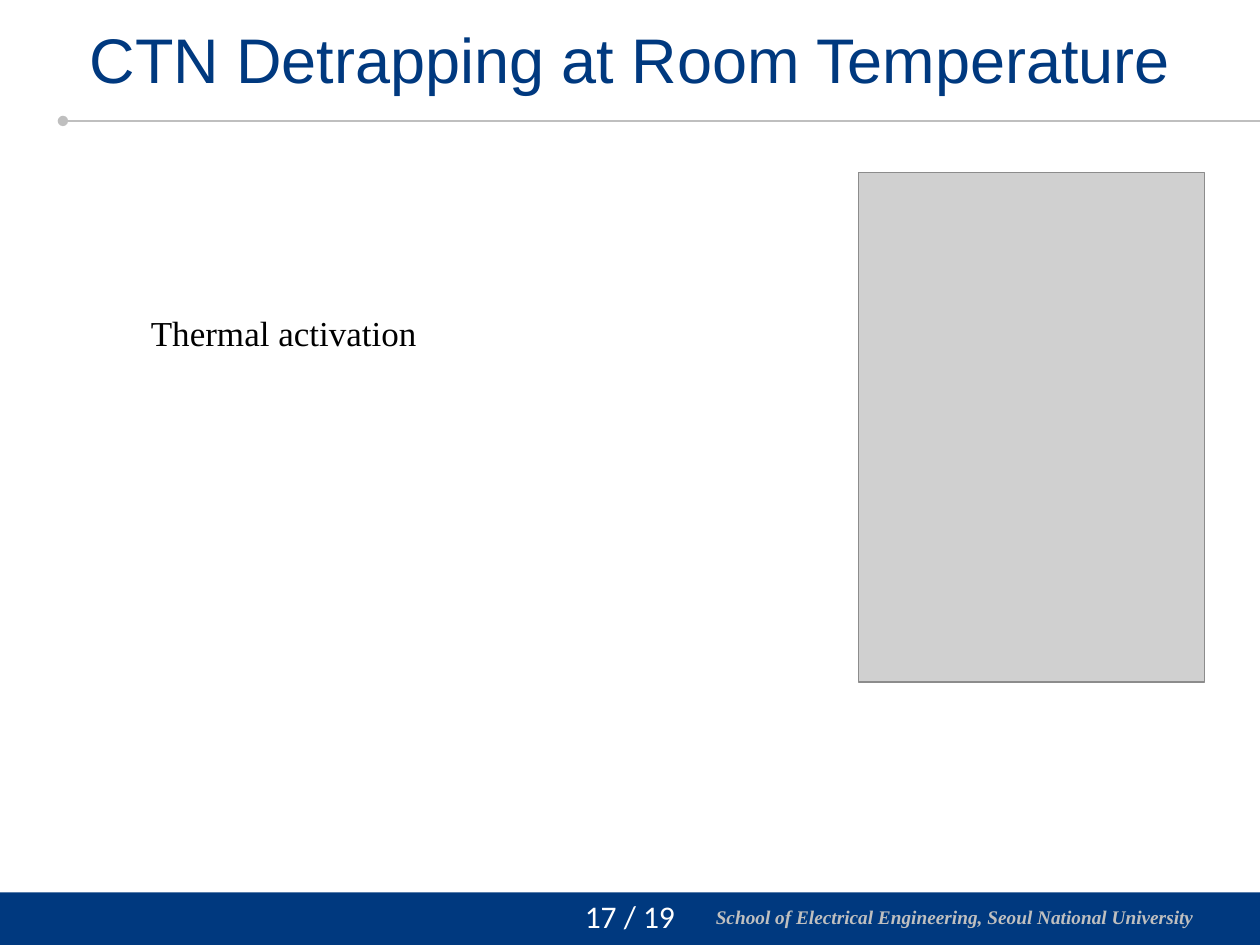
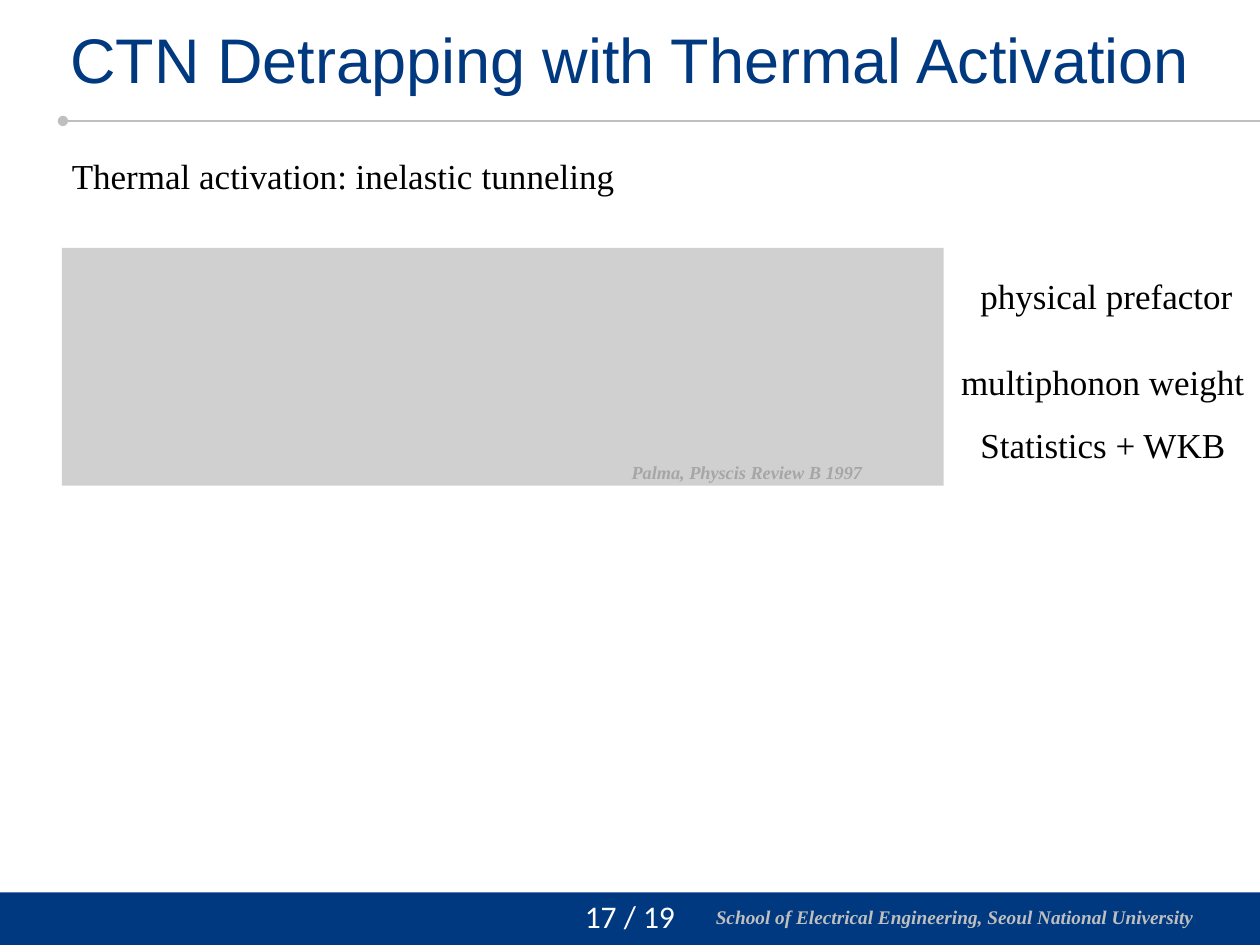
Before and after one commit to vectorcont62-dev/Graduation-SNU-MS, a slide deck: slide 18 of 진명 석사졸업 연구 정리 - 피드백 반영.pptx. Drawn at 1260x945 pixels with LibreOffice and Linux fonts; fonts in the diff are those of the drawing; grey boxes stand for pictures; background and template pictures are left out. Boxes give left, top, right and bottom in pixels: in the first picture for what was removed or moved away, otherwise in the second. Text is boxed around its words. In the diff, an @@ line names an element or a change of style, - is before the commit and + after.

```diff
--- a/진명 석사졸업 연구 정리 - 피드백 반영.pptx
+++ b/진명 석사졸업 연구 정리 - 피드백 반영.pptx
@@ title at (70, 37, 1189, 95): text changed @@
-CTN Detrapping at Room Temperature
+CTN Detrapping with Thermal Activation
@@ text at (72, 164, 614, 196): text changed @@
-Thermal activation
+Thermal activation: inelastic tunneling
@@ picture removed at (858, 173, 1205, 682) @@
@@ picture added at (62, 248, 944, 486) @@
@@ text added at (980, 284, 1232, 316), 20 pt, text #000000 @@
+physical prefactor
@@ text added at (961, 370, 1244, 402), 20 pt, text #000000 @@
+multiphonon weight
@@ text added at (980, 434, 1225, 459), 20 pt, text #000000 @@
+Statistics + WKB
@@ text added at (632, 467, 863, 479), 10.5 pt, text #A6A6A6, bold, italic @@
+Palma, Physcis Review B 1997
```
Also in this commit, not shown: 1 other slide changed, 2 other files.
